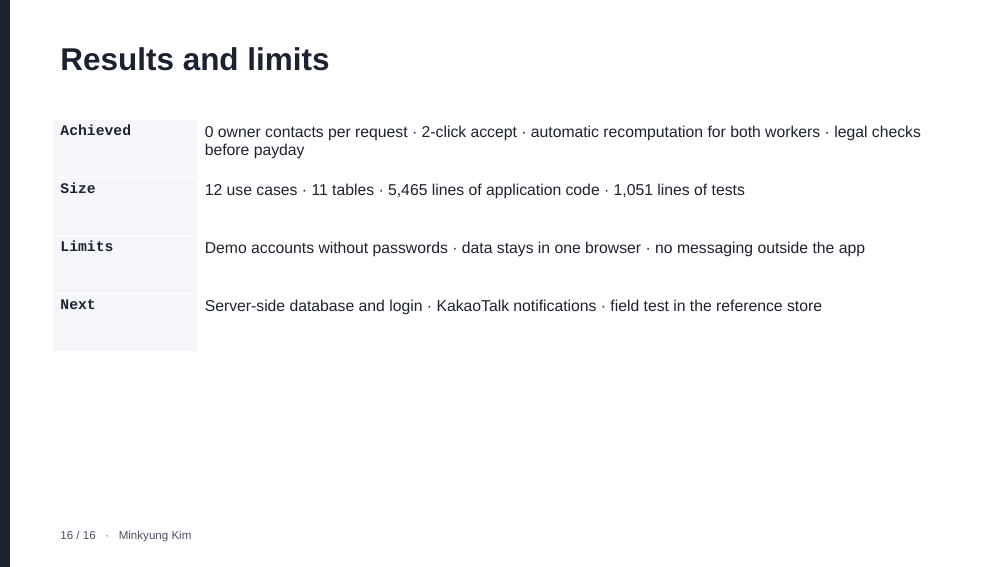
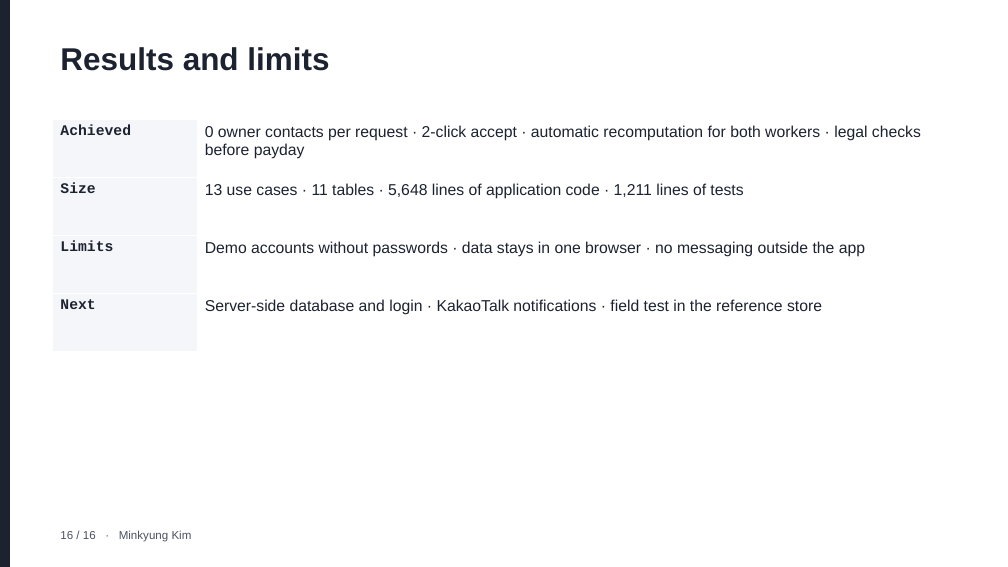
Before and after one commit to keemlogan/shiftswap, a slide deck: slide 16 of presentation/ShiftSwap-Team7.pptx. Drawn at 1008x567 pixels with LibreOffice and Linux fonts; fonts in the diff are those of the drawing. Boxes give left, top, right and bottom in pixels: in the first picture for what was removed or moved away, otherwise in the second. Text is boxed around its words. In the diff, an @@ line names an element or a change of style, - is before the commit and + after.

```diff
--- a/presentation/ShiftSwap-Team7.pptx
+++ b/presentation/ShiftSwap-Team7.pptx
@@ table at box(53, 120, 955, 352) @@
-row 2, column 2: 12 use cases · 11 tables · 5,465 lines of application code · 1,051 lines of tests
+row 2, column 2: 13 use cases · 11 tables · 5,648 lines of application code · 1,211 lines of tests
```
Also in this commit, not shown: 4 other slides changed, 58 other files.
